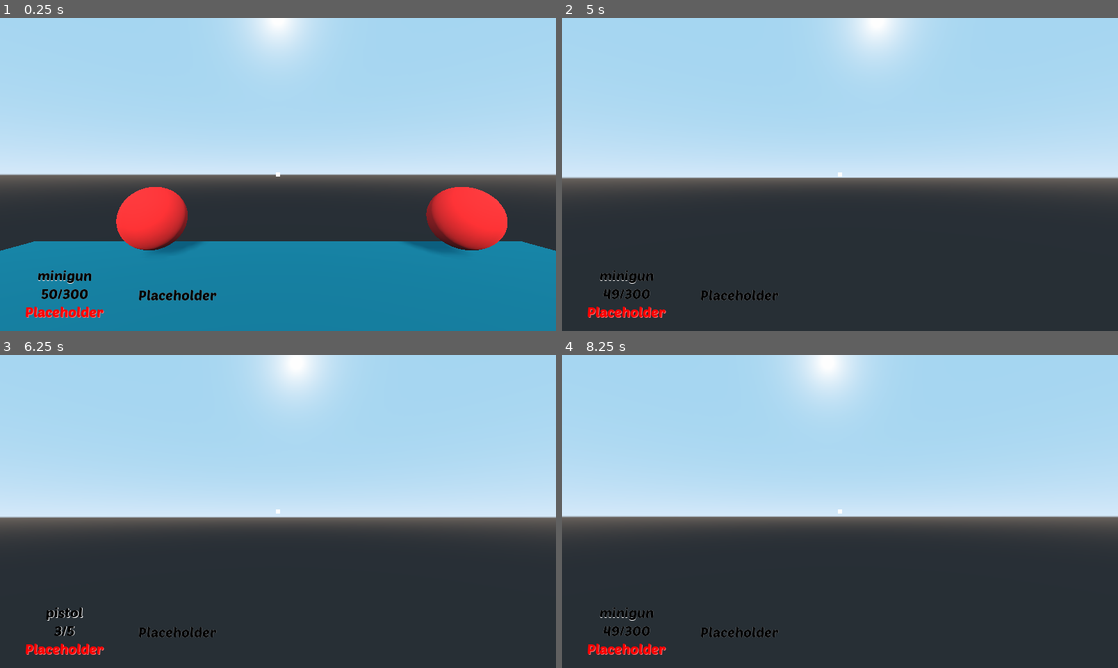
Above: before the commit, frames 1-4 (two rows, left to right).
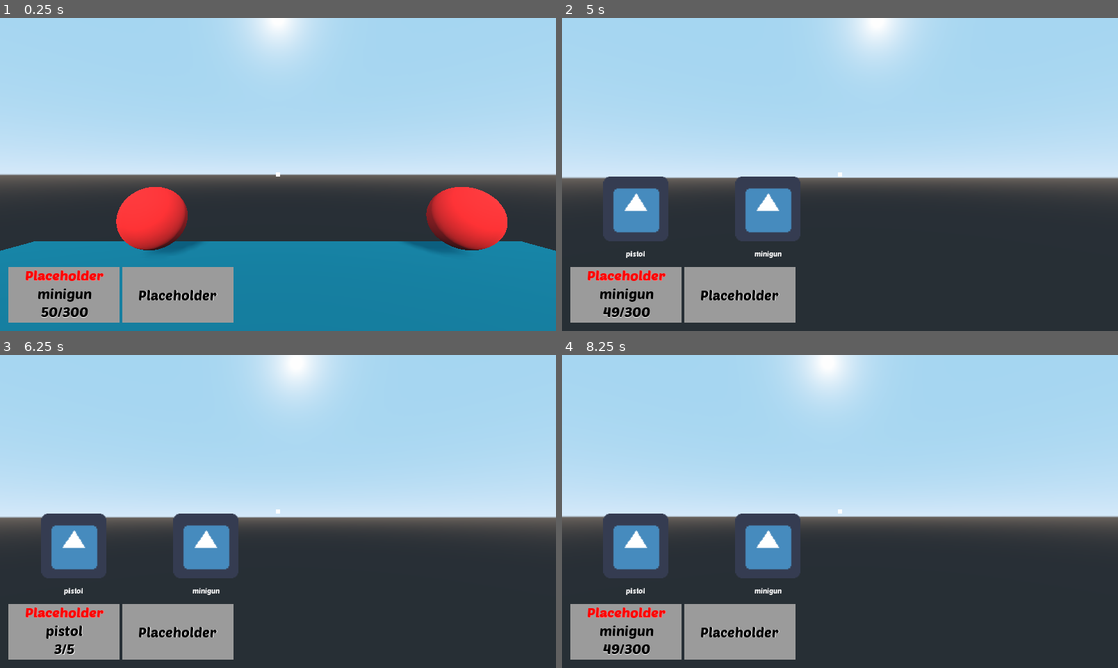
Above: after the commit, the same moments.

Repository: lorenzobartolini00/godot_project
Game: Godot game, scene res://scenes/main.tscn
Two runs of this game, one before a commit and one after it. Both use one fixed random seed, a clock stepped at 60 frames per second and the inputs below. The engine's default icon, where the game draws it, is replaced by a stand-in: a white triangle on a blue panel in a dark square.
Inputs (mouse positions are in pixels of both pictures, inside the frame that each line leads up to):
- Up to frame 1 (0.25 s): no input
- Up to frame 2 (5 s): tap Enter at 0.5, 2.75, 4.25 s; move the mouse to (867, 174) at 0.52 s; hold W (move_forward) from 0.53 s (still down); tap F (change_weapon) at 0.6, 2.85 s; tap Space (jump) at 0.77, 1.52, 2, 3.02, 3.5, 3.77, 4.52 s; move the mouse to (812, 174) at 1.27 s; tap Q (drop_weapon) at 1.35, 3.6 s; move the mouse to (851, 168) at 2.02 s; press the mouse at (851, 168) at 2.03 s; move the mouse to (834, 180) at 2.77 s; release the mouse at (834, 180) at 2.78 s; move the mouse to (878, 177) at 3.52 s; tap R (reload) at 4.15 s; move the mouse to (795, 171) at 4.27 s; click (795, 171) at 4.35 s; tap I (show_inventory) at 4.9 s
- Up to frame 3 (6.25 s): move the mouse to (283, 511) at 5.02 s; tap F (change_weapon) at 5.1 s; tap Space (jump) at 5.75, 6.02 s; move the mouse to (255, 505) at 5.77 s; release W (move_forward) at 5.78 s; hold D (move_right) from 5.78 s (still down); tap Q (drop_weapon) at 5.85 s
- Up to frame 4 (8.25 s): move the mouse to (867, 511) at 6.52 s; release D (move_right) at 6.53 s; press the mouse at (867, 511) at 6.53 s; hold W (move_forward) from 6.53 s (still down); tap Space (jump) at 6.77, 7.52 s; move the mouse to (812, 511) at 7.27 s; release the mouse at (812, 511) at 7.28 s; tap F (change_weapon) at 7.35 s; move the mouse to (851, 505) at 8.02 s; tap Q (drop_weapon) at 8.1 s

The runs differ from the first frame. In frame 1, 6.9% of the frame differs, in the area x 1-42%, y 79-98%; in frame 2, 11%; in frame 3, 11%, in the area x 1-43%, y 50-98%; in frame 4, 11%.

Commit message:
Prima implementazione UI armi

Diff:
--- a/my_resources/weapon_statistics/mini_gun.tres
+++ b/my_resources/weapon_statistics/mini_gun.tres
@@ -1,12 +1,14 @@
-[gd_resource type="Resource" load_steps=3 format=2]
+[gd_resource type="Resource" load_steps=4 format=2]
 
 [ext_resource path="res://scripts/weapons/projectile_weapon.gd" type="Script" id=1]
 [ext_resource path="res://my_resources/ammos_statistics/minigun_ammo.tres" type="Resource" id=2]
+[ext_resource path="res://icon.png" type="Texture" id=3]
 
 [resource]
 resource_local_to_scene = true
 script = ExtResource( 1 )
 name = "minigun"
+avatar = ExtResource( 3 )
 is_unique = true
 max_quantity = 0
 tipology = 0
--- a/my_resources/weapon_statistics/pistol.tres
+++ b/my_resources/weapon_statistics/pistol.tres
@@ -1,12 +1,14 @@
-[gd_resource type="Resource" load_steps=3 format=2]
+[gd_resource type="Resource" load_steps=4 format=2]
 
 [ext_resource path="res://scripts/weapons/projectile_weapon.gd" type="Script" id=1]
 [ext_resource path="res://my_resources/ammos_statistics/pistol_ammo.tres" type="Resource" id=2]
+[ext_resource path="res://icon.png" type="Texture" id=3]
 
 [resource]
 resource_local_to_scene = true
 script = ExtResource( 1 )
 name = "pistol"
+avatar = ExtResource( 3 )
 is_unique = true
 max_quantity = 0
 tipology = 0
--- a/my_resources/weapon_statistics/shot_gun.tres
+++ b/my_resources/weapon_statistics/shot_gun.tres
@@ -1,12 +1,14 @@
-[gd_resource type="Resource" load_steps=3 format=2]
+[gd_resource type="Resource" load_steps=4 format=2]
 
 [ext_resource path="res://scripts/weapons/projectile_weapon.gd" type="Script" id=1]
 [ext_resource path="res://my_resources/ammos_statistics/shotgun_ammo.tres" type="Resource" id=2]
+[ext_resource path="res://icon.png" type="Texture" id=3]
 
 [resource]
 resource_local_to_scene = true
 script = ExtResource( 1 )
 name = "shotgun"
+avatar = ExtResource( 3 )
 is_unique = true
 max_quantity = 0
 tipology = 0
--- /dev/null
+++ b/nodes/item_UI.tscn
@@ -0,0 +1,43 @@
+[gd_scene load_steps=5 format=2]
+
+[ext_resource path="res://fonts/poetsen_one/PoetsenOne-Regular.ttf" type="DynamicFontData" id=1]
+[ext_resource path="res://scripts/item_UI.gd" type="Script" id=2]
+[ext_resource path="res://icon.png" type="Texture" id=3]
+
+[sub_resource type="DynamicFont" id=1]
+font_data = ExtResource( 1 )
+
+[node name="ItemUI" type="MarginContainer"]
+anchor_right = 0.234
+anchor_bottom = 0.283
+margin_right = -99.52
+margin_bottom = 0.23999
+rect_min_size = Vector2( 200, 200 )
+script = ExtResource( 2 )
+__meta__ = {
+"_edit_use_anchors_": false
+}
+avatar = NodePath("VBoxContainer/Avatar")
+description_label = NodePath("VBoxContainer/Name")
+
+[node name="VBoxContainer" type="VBoxContainer" parent="."]
+margin_right = 300.0
+margin_bottom = 204.0
+rect_min_size = Vector2( 300, 100 )
+
+[node name="Avatar" type="TextureRect" parent="VBoxContainer"]
+margin_right = 300.0
+margin_bottom = 150.0
+rect_min_size = Vector2( 0, 150 )
+texture = ExtResource( 3 )
+stretch_mode = 6
+
+[node name="Name" type="Label" parent="VBoxContainer"]
+margin_top = 154.0
+margin_right = 300.0
+margin_bottom = 204.0
+rect_min_size = Vector2( 0, 50 )
+custom_fonts/font = SubResource( 1 )
+text = "Placeholder"
+align = 1
+valign = 1
--- a/nodes/statistics_UI.tscn
+++ b/nodes/statistics_UI.tscn
@@ -72,11 +72,12 @@
 __meta__ = {
 "_edit_use_anchors_": false
 }
-_ammo_label = NodePath("MarginContainer/VBoxContainer/HBoxContainer/VBoxContainer/Ammo")
-_life_label = NodePath("MarginContainer/VBoxContainer/HBoxContainer/Life")
-_weapon_label = NodePath("MarginContainer/VBoxContainer/HBoxContainer/VBoxContainer/Weapon")
-_warning_label = NodePath("MarginContainer/VBoxContainer/HBoxContainer/VBoxContainer/Warning")
-_warning_animation_player = NodePath("MarginContainer/VBoxContainer/HBoxContainer/VBoxContainer/Warning/WarningAnimation")
+_ammo_label = NodePath("MarginContainer/VBoxContainer/HBoxContainer/WeaponBackground/VBoxContainer/Ammo")
+_life_label = NodePath("MarginContainer/VBoxContainer/HBoxContainer/LifeBackgrouund/Life")
+_weapon_label = NodePath("MarginContainer/VBoxContainer/HBoxContainer/WeaponBackground/VBoxContainer/Weapon")
+_warning_label = NodePath("MarginContainer/VBoxContainer/HBoxContainer/WeaponBackground/VBoxContainer/Warning")
+_warning_animation_player = NodePath("MarginContainer/VBoxContainer/HBoxContainer/WeaponBackground/VBoxContainer/Warning/WarningAnimation")
+_weapon_grid_container = NodePath("MarginContainer/VBoxContainer/GridContainer")
 
 [node name="MarginContainer" type="MarginContainer" parent="."]
 anchor_right = 1.0
@@ -94,29 +95,51 @@
 margin_bottom = 680.0
 alignment = 2
 
+[node name="GridContainer" type="GridContainer" parent="MarginContainer/VBoxContainer"]
+margin_top = 420.0
+margin_right = 1240.0
+margin_bottom = 548.0
+rect_min_size = Vector2( 600, 128 )
+size_flags_horizontal = 3
+columns = 5
+
 [node name="HBoxContainer" type="HBoxContainer" parent="MarginContainer/VBoxContainer"]
 margin_top = 552.0
 margin_right = 1240.0
 margin_bottom = 680.0
 rect_min_size = Vector2( 0, 128 )
+custom_constants/separation = 5
 
-[node name="VBoxContainer" type="VBoxContainer" parent="MarginContainer/VBoxContainer/HBoxContainer"]
+[node name="WeaponBackground" type="ColorRect" parent="MarginContainer/VBoxContainer/HBoxContainer"]
 margin_right = 256.0
 margin_bottom = 128.0
+rect_min_size = Vector2( 256, 128 )
+color = Color( 0.611765, 0.611765, 0.611765, 1 )
 
-[node name="Weapon" type="Label" parent="MarginContainer/VBoxContainer/HBoxContainer/VBoxContainer"]
+[node name="VBoxContainer" type="VBoxContainer" parent="MarginContainer/VBoxContainer/HBoxContainer/WeaponBackground"]
+anchor_right = 1.0
+anchor_bottom = 1.0
+__meta__ = {
+"_edit_use_anchors_": false
+}
+
+[node name="Warning" type="Label" parent="MarginContainer/VBoxContainer/HBoxContainer/WeaponBackground/VBoxContainer"]
 margin_right = 256.0
 margin_bottom = 39.0
 rect_min_size = Vector2( 256, 0 )
 size_flags_vertical = 5
-custom_colors/font_color = Color( 0, 0, 0, 1 )
-custom_colors/font_color_shadow = Color( 1, 1, 1, 1 )
+custom_colors/font_color = Color( 1, 0, 0, 1 )
+custom_colors/font_color_shadow = Color( 1, 0.431373, 0.431373, 1 )
 custom_fonts/font = SubResource( 9 )
 text = "Placeholder"
 align = 1
 valign = 1
 
-[node name="Ammo" type="Label" parent="MarginContainer/VBoxContainer/HBoxContainer/VBoxContainer"]
+[node name="WarningAnimation" type="AnimationPlayer" parent="MarginContainer/VBoxContainer/HBoxContainer/WeaponBackground/VBoxContainer/Warning"]
+anims/RESET = SubResource( 10 )
+anims/warning = SubResource( 11 )
+
+[node name="Weapon" type="Label" parent="MarginContainer/VBoxContainer/HBoxContainer/WeaponBackground/VBoxContainer"]
 margin_top = 43.0
 margin_right = 256.0
 margin_bottom = 82.0
@@ -129,27 +152,29 @@
 align = 1
 valign = 1
 
-[node name="Warning" type="Label" parent="MarginContainer/VBoxContainer/HBoxContainer/VBoxContainer"]
+[node name="Ammo" type="Label" parent="MarginContainer/VBoxContainer/HBoxContainer/WeaponBackground/VBoxContainer"]
 margin_top = 86.0
 margin_right = 256.0
 margin_bottom = 125.0
 rect_min_size = Vector2( 256, 0 )
 size_flags_vertical = 5
-custom_colors/font_color = Color( 1, 0, 0, 1 )
-custom_colors/font_color_shadow = Color( 1, 0.431373, 0.431373, 1 )
+custom_colors/font_color = Color( 0, 0, 0, 1 )
+custom_colors/font_color_shadow = Color( 1, 1, 1, 1 )
 custom_fonts/font = SubResource( 9 )
 text = "Placeholder"
 align = 1
 valign = 1
 
-[node name="WarningAnimation" type="AnimationPlayer" parent="MarginContainer/VBoxContainer/HBoxContainer/VBoxContainer/Warning"]
-anims/RESET = SubResource( 10 )
-anims/warning = SubResource( 11 )
+[node name="LifeBackgrouund" type="ColorRect" parent="MarginContainer/VBoxContainer/HBoxContainer"]
+margin_left = 261.0
+margin_right = 517.0
+margin_bottom = 128.0
+rect_min_size = Vector2( 256, 128 )
+color = Color( 0.611765, 0.611765, 0.611765, 1 )
 
-[node name="Life" type="Label" parent="MarginContainer/VBoxContainer/HBoxContainer"]
-margin_left = 260.0
-margin_right = 516.0
-margin_bottom = 128.0
+[node name="Life" type="Label" parent="MarginContainer/VBoxContainer/HBoxContainer/LifeBackgrouund"]
+anchor_right = 1.0
+anchor_bottom = 1.0
 rect_min_size = Vector2( 256, 0 )
 size_flags_vertical = 5
 custom_colors/font_color = Color( 0, 0, 0, 1 )
@@ -158,3 +183,6 @@
 text = "Placeholder"
 align = 1
 valign = 1
+__meta__ = {
+"_edit_use_anchors_": false
+}
--- a/project.godot
+++ b/project.godot
@@ -63,6 +63,11 @@
 "class": "Item",
 "language": "GDScript",
 "path": "res://scripts/inventory_system/item.gd"
+}, {
+"base": "MarginContainer",
+"class": "ItemUI",
+"language": "GDScript",
+"path": "res://scripts/item_UI.gd"
 }, {
 "base": "Node",
 "class": "Manager",
@@ -131,6 +136,7 @@
 "Exploadable": "",
 "Inventory": "",
 "Item": "",
+"ItemUI": "",
 "Manager": "",
 "Player": "",
 "ProjectileAmmo": "",
--- a/scripts/UI_manager.gd
+++ b/scripts/UI_manager.gd
@@ -6,6 +6,9 @@
 export(NodePath) onready var _warning_label = get_node(_warning_label) as Label
 
 export(NodePath) onready var _warning_animation_player = get_node(_warning_animation_player) as AnimationPlayer
+export(NodePath) onready var _weapon_grid_container = get_node(_weapon_grid_container) as GridContainer
+
+onready var item_UI = preload("res://nodes/item_UI.tscn")
 
 
 func _ready():
@@ -15,6 +18,8 @@
 	GameEvents.connect("life_changed", self, "_on_life_changed")
 	GameEvents.connect("ammo_changed", self, "_on_ammo_changed")
 	GameEvents.connect("weapon_changed", self, "_on_weapon_changed")
+
+	GameEvents.connect("show_weapon_list", self, "_on_show_weapon_list")
 
 
 
@@ -39,6 +44,15 @@
 			set_weapon_text(String("No weapon"))
 
 
+func _on_show_weapon_list(_weapon_list: Array) -> void:
+	for _weapon_item in _weapon_list:
+		var _weapon = _weapon_item.item_reference as Weapon
+
+		var _item_UI = item_UI.instance() as ItemUI
+		_item_UI.setup(_weapon.get_avatar(), _weapon.name)
+		_weapon_grid_container.add_child(_item_UI)
+
+
 func _on_warning(_text: String) -> void:
 	_warning_label.text = _text
 	if not _warning_animation_player.is_playing():
--- a/scripts/autoloads/game_events.gd
+++ b/scripts/autoloads/game_events.gd
@@ -12,6 +12,8 @@
 signal weapon_changed(new_weapon, character)
 signal ammo_changed(new_ammo, character)
 
+signal show_weapon_list(weapon_list)
+
 signal inventory_changed(inventory)
 
 signal died
--- a/scripts/inventory_system/item.gd
+++ b/scripts/inventory_system/item.gd
@@ -7,3 +7,6 @@
 export(bool) var is_unique
 export(int) var max_quantity
 export(Enums.ItemTipology) var tipology
+
+func get_avatar() -> Texture:
+	return avatar
--- /dev/null
+++ b/scripts/item_UI.gd
@@ -0,0 +1,10 @@
+extends MarginContainer
+
+class_name ItemUI
+
+export(NodePath) onready var avatar
+export(NodePath) onready var description_label
+
+func setup(_texture: Texture, _text: String):
+	get_node(avatar).texture = _texture
+	get_node(description_label).text = _text
--- a/scripts/main.gd
+++ b/scripts/main.gd
@@ -5,14 +5,3 @@
 func _ready():
 	if _initial_weapon:
 		GameEvents.emit_signal("collected", _initial_weapon, 1)
-
-#	var _current_weapon: Weapon = player.get_current_weapon()
-#	var _ammo: Ammo = null
-#	var _current_life: int = player.get_current_life()
-#
-#	if _current_weapon:
-#		_ammo = player.get_current_weapon().get_ammo()
-#
-#	GameEvents.emit_signal("weapon_changed", _current_weapon, player)
-#	GameEvents.emit_signal("ammo_changed", _ammo, player)
-#	GameEvents.emit_signal("life_changed", _current_life, player)
--- a/scripts/player/player.gd
+++ b/scripts/player/player.gd
@@ -40,6 +40,7 @@
 	aim(event)
 
 	if Input.is_action_just_pressed("show_inventory"):
+		GameEvents.emit_signal("show_weapon_list", inventory.get_items()[Enums.ItemTipology.WEAPON])
 		inventory.show_inventory()
 
 
--- a/scripts/weapons/weapon.gd
+++ b/scripts/weapons/weapon.gd
@@ -7,6 +7,8 @@
 export(Resource) var ammo = ammo as Ammo
 
 
+
+
 func set_ammo(_ammo: Ammo) -> void:
 	ammo = _ammo
 
